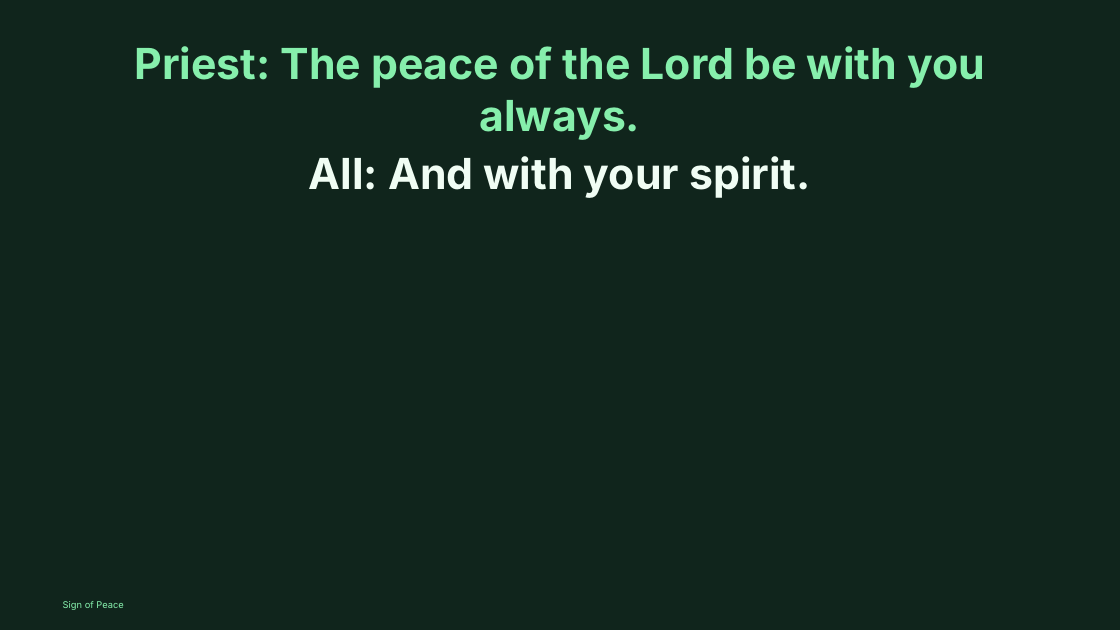
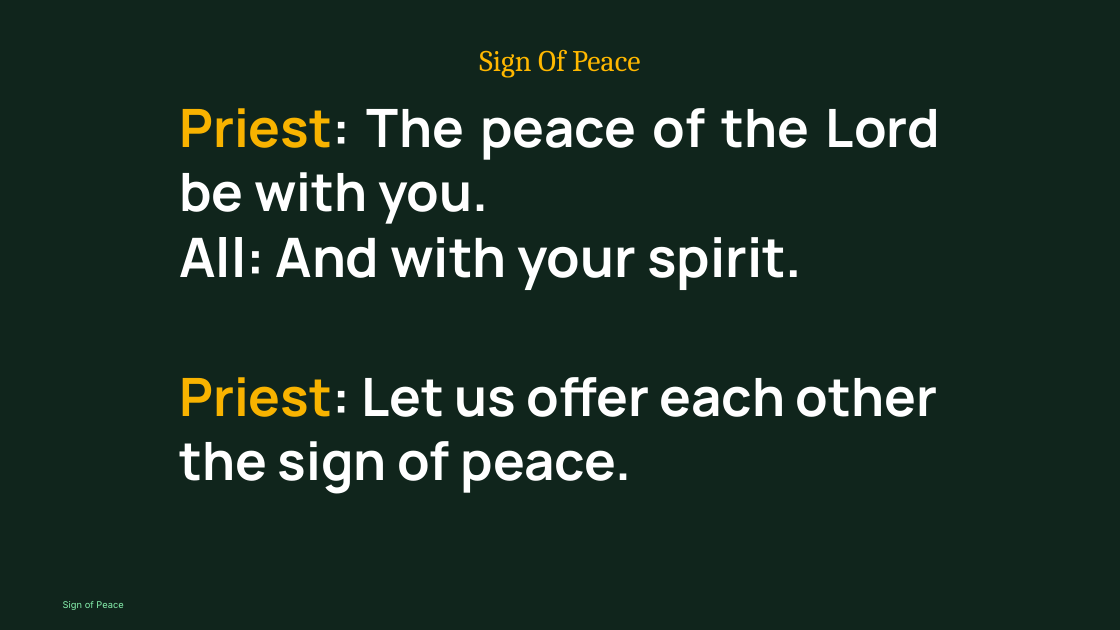
Before and after one commit to divinogabriel9/verbum, a slide deck: slide 59 of outputs/GFCC7Jun2026_OrdinaryTime.pptx (slide 60 before the commit). Drawn at 1120x630 pixels with LibreOffice and Linux fonts; fonts in the diff are those of the drawing. Boxes give left, top, right and bottom in pixels: in the first picture for what was removed or moved away, otherwise in the second. Text is boxed around its words. In the diff, an @@ line names an element or a change of style, - is before the commit and + after.

```diff
--- a/outputs/GFCC7Jun2026_OrdinaryTime.pptx
+++ b/outputs/GFCC7Jun2026_OrdinaryTime.pptx
@@ text added at [479,49,640,78], 38.5 pt, text #FFB800 @@
+Sign Of Peace
@@ text at [179,108,940,224]: text changed; size 55 to 68 pt; font Inter to Manrope; text colour #86EFAC to #FFFFFF @@
-Priest: The peace of the Lord be with you always.
-All: And with your spirit.
+Priest: The peace of the Lord be with you.
@@ text added at [179,237,802,290], 70 pt, text #FFFFFF, bold @@
+All: And with your spirit.
@@ text added at [179,377,938,494], 68 pt, text #FFFFFF, bold @@
+Priest: Let us offer each other the sign of peace.
```
Also in this commit, not shown: 29 other slides changed, 9 slides added, 10 slides removed, 9 other files.
